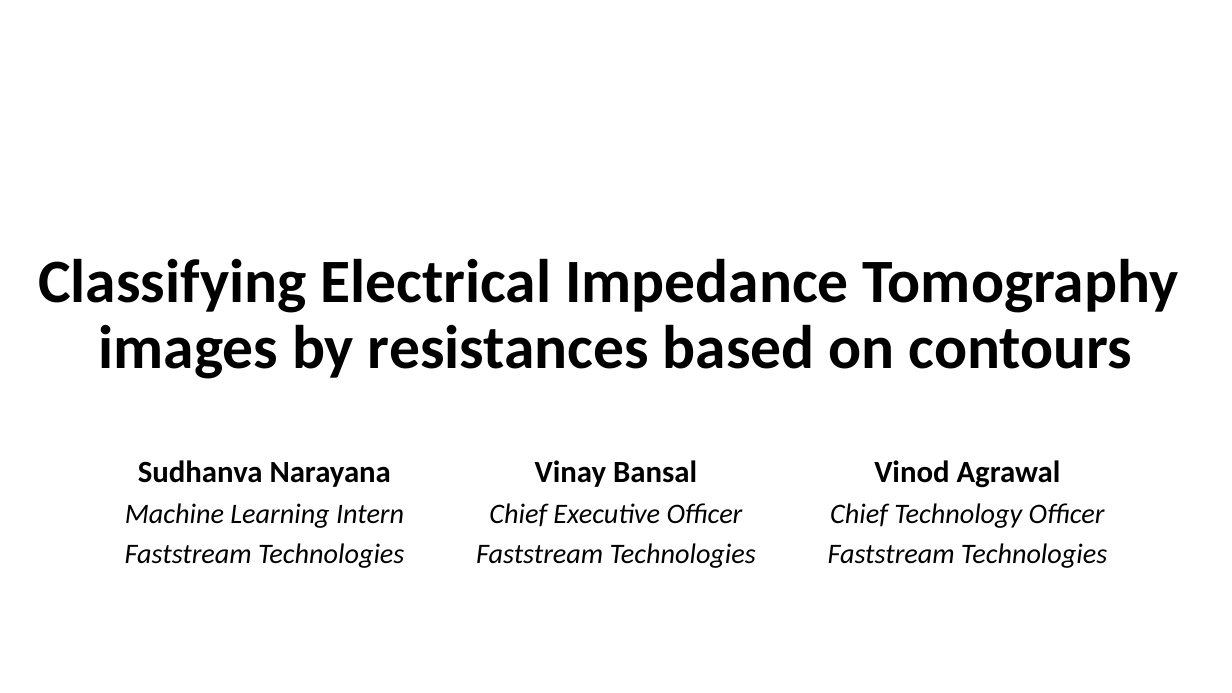
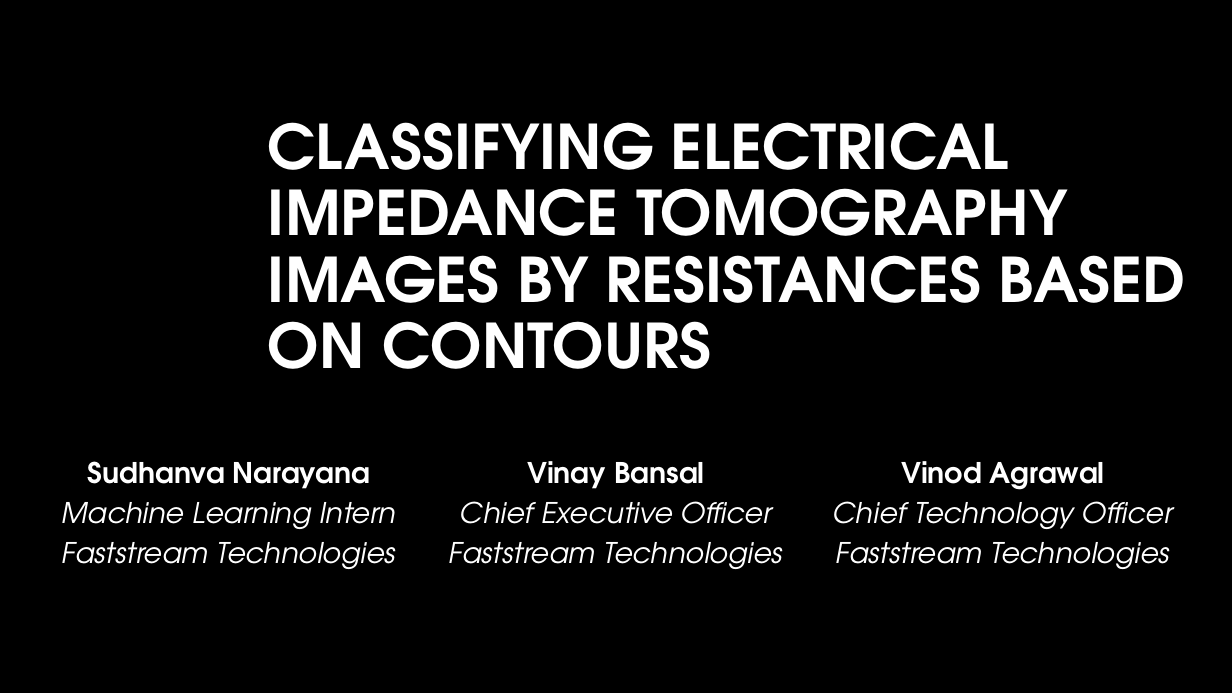
Before and after one commit to nsudhanva/eit, a slide deck: slide 1 of docs/Electrical Impedance Tomography.pptx. Drawn at 1232x693 pixels with LibreOffice and Linux fonts; fonts in the diff are those of the drawing; background and template pictures are left out. Boxes give left, top, right and bottom in pixels: in the first picture for what was removed or moved away, otherwise in the second. Text is boxed around its words. In the diff, an @@ line names an element or a change of style, - is before the commit and + after.

Commit message:
Added Theme

```diff
--- a/docs/Electrical Impedance Tomography.pptx
+++ b/docs/Electrical Impedance Tomography.pptx
@@ background #FFFFFF to #000000 @@
@@ title at (268,122,1186,369): text changed; font Calibri to TeX Gyre Adventor; text colour #000000 to #FFFFFF @@
-Classifying Electrical Impedance Tomography
-images by resistances based on contours
+CLASSIFYING ELECTRICAL IMPEDANCE TOMOGRAPHY IMAGES BY RESISTANCES BASED ON CONTOURS
@@ subtitle "Sudhanva Narayana": place and size @@
-subtitle "Sudhanva Narayana" at (125,460,1107,568)
+subtitle "Sudhanva Narayana" at (62,461,1173,569)
@@ subtitle "Sudhanva Narayana" at (62,461,1173,569): size 24 to 22.2 pt in "Sudhanva Narayana", "Vinay Bansal", "Vinod Agrawal"; font Calibri to TeX Gyre Adventor, text colour #000000 to #FFFFFF; size 22 to 22.2 pt in "Machine Learning Intern", "Faststream Technologies", "Chief Executive Officer", "Faststream Technologies" and 2 more places @@
```
Also in this commit, not shown: 10 other slides changed.
